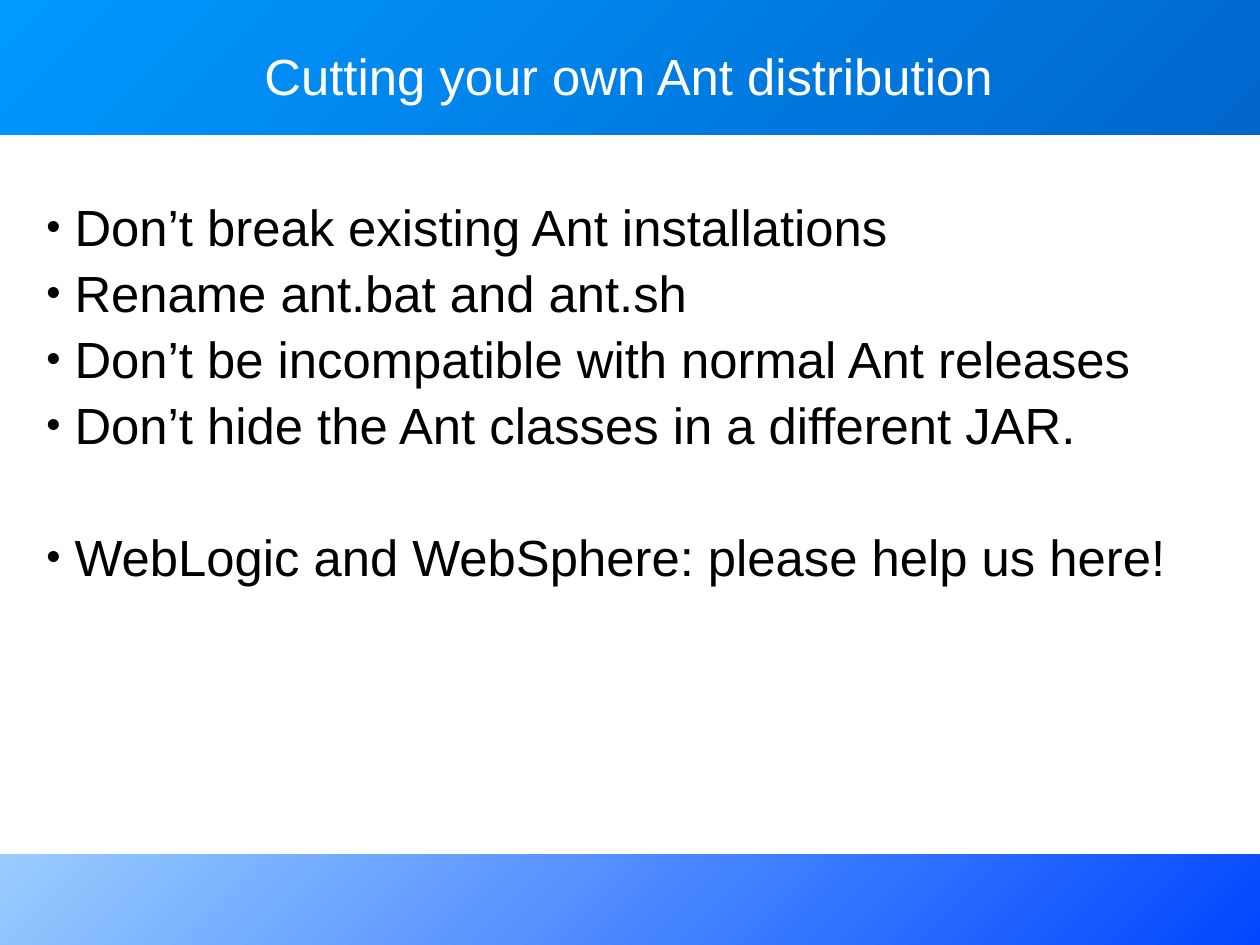
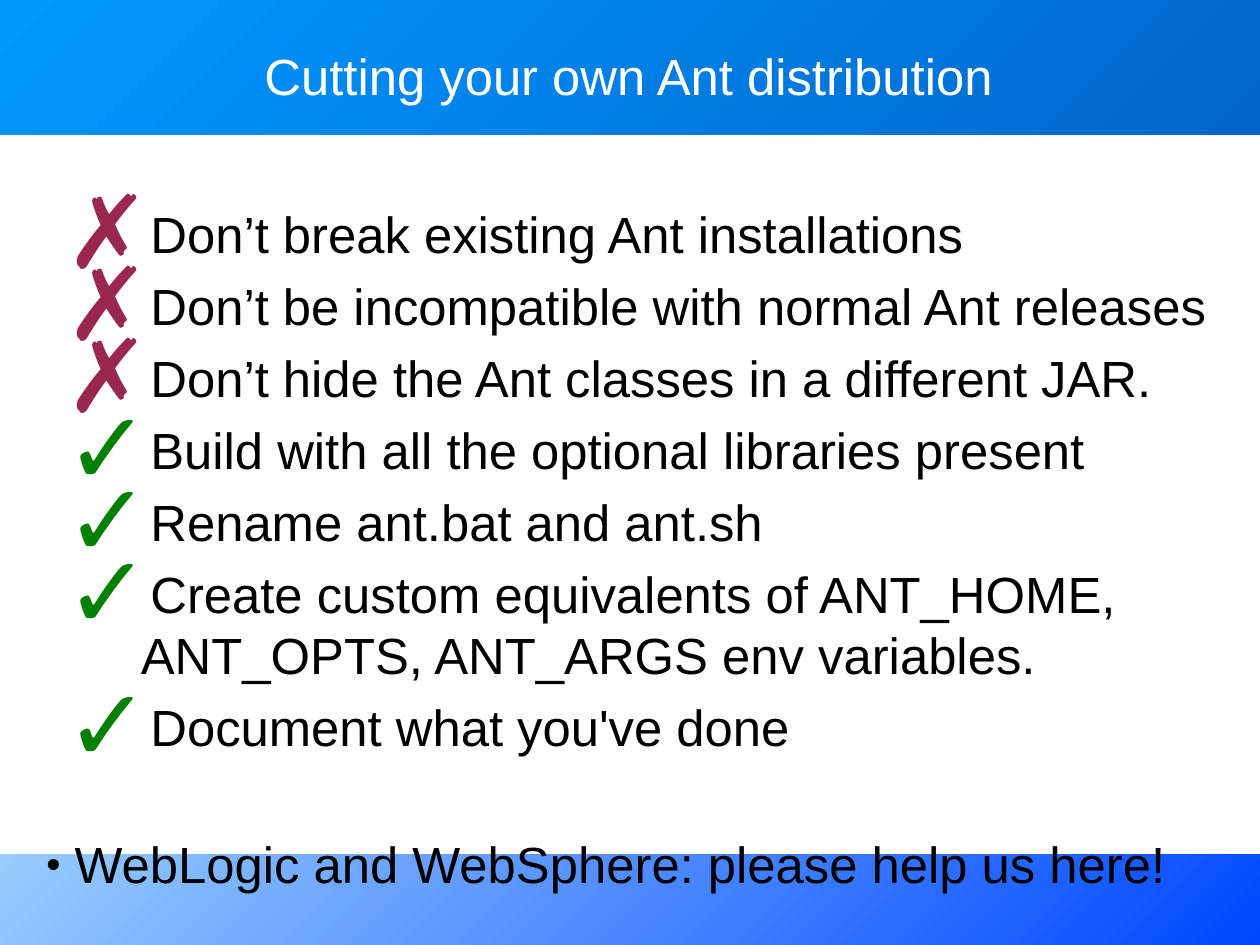
Before and after one commit to BeatrizTercero/repoSvnAnt, a slide deck: slide 26 of core/trunk/docs/slides/extending_ant.odp. Drawn at 1260x945 pixels with LibreOffice and Linux fonts; fonts in the diff are those of the drawing. Boxes give left, top, right and bottom in pixels: in the first picture for what was removed or moved away, otherwise in the second. Text is boxed around its words. In the diff, an @@ line names an element or a change of style, - is before the commit and + after.

Commit message:
More on what you shouldn't do

```diff
--- a/core/trunk/docs/slides/extending_ant.odp
+++ b/core/trunk/docs/slides/extending_ant.odp
@@ text at <box>150,216,1206,398</box>: bullet • to ✗; line spacing 0.9 to 1; bullet colour #000000 to #99284C @@
@@ text at <box>75,275,687,313</box>: paragraph removed @@
-• Rename ant.bat and ant.sh
@@ text at <box>141,432,1115,757</box>: paragraphs added @@
+✓ Build with all the optional libraries present
+✓ Rename ant.bat and ant.sh
+✓ Create custom equivalents of ANT_HOME, ANT_OPTS, ANT_ARGS env variables.
+✓ Document what you've done
```
Also in this commit, not shown: 6 other slides changed.
